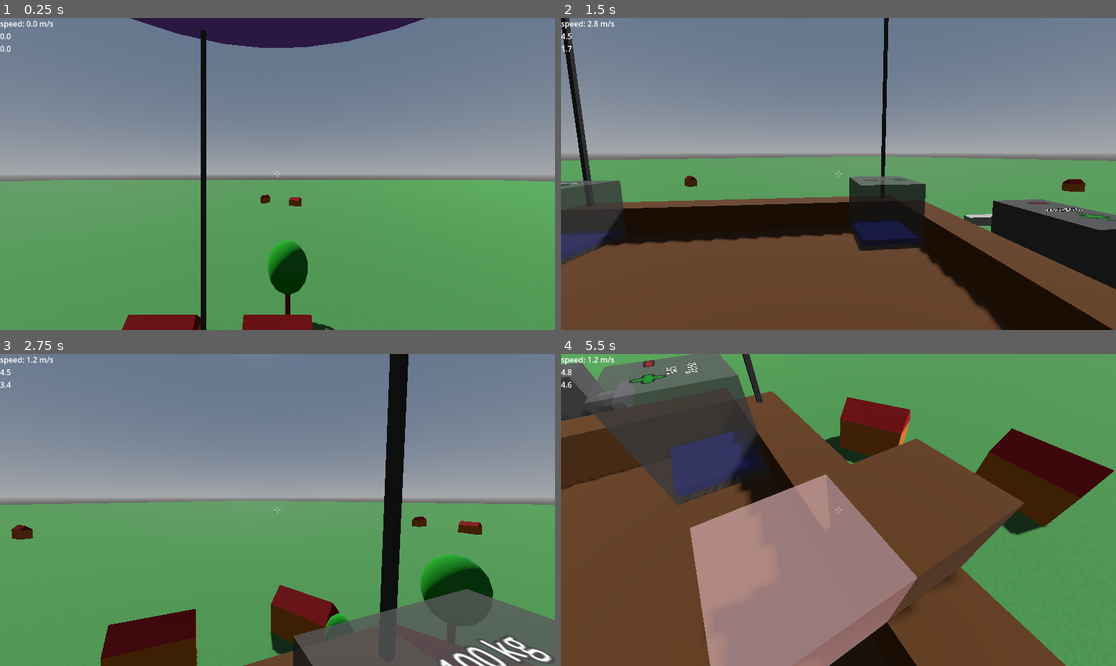
Above: before the commit, frames 1-4 (two rows, left to right).
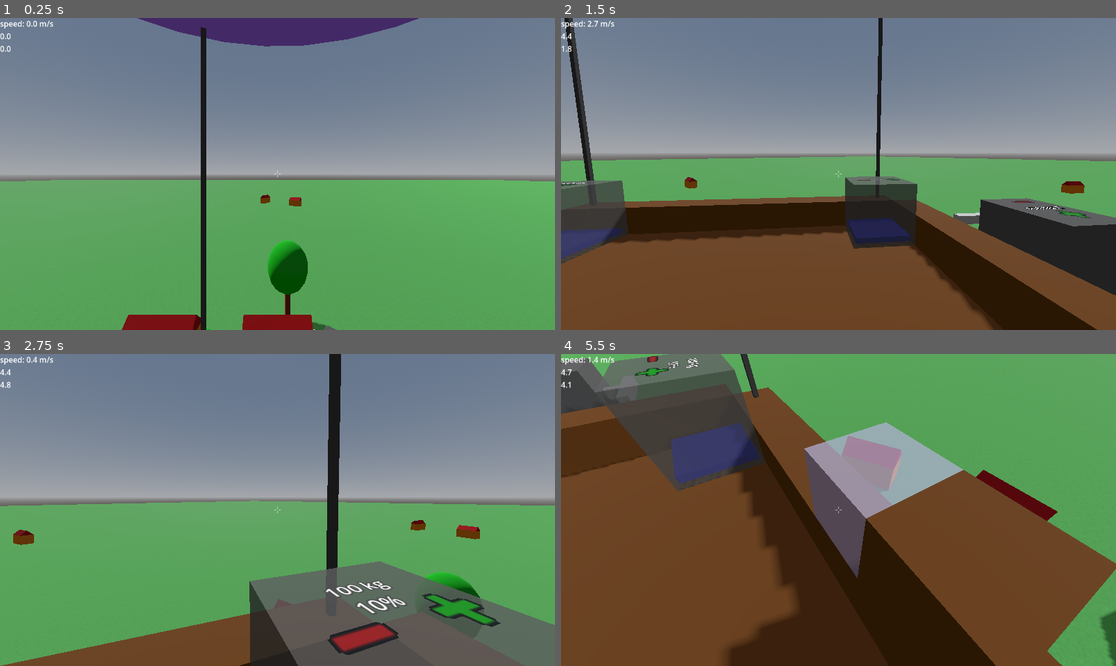
Above: after the commit, the same moments.

Repository: jmdejong/airships
Game: Godot game, scene res://scenes/world.tscn
The game is run twice, just before and just after one commit, with the same random seed, the same clock (stepped at 60 frames per second) and the same inputs.
Inputs (mouse positions are in pixels of both pictures, inside the frame that each line leads up to):
- Up to frame 1 (0.25 s): no input
- Up to frame 2 (1.5 s): move the mouse to (960, 158) at 0.52 s; hold D (right) 0.53-1.28 s; click (960, 158) at 0.6 s; move the mouse to (810, 174) at 1.27 s; hold W (forwards) from 1.28 s (still down); tap Mouse wheel down (rotate_left) at 1.35 s
- Up to frame 3 (2.75 s): keep holding W (forwards); move the mouse to (288, 503) at 2.02 s; tap Mouse wheel up (rotate_right) at 2.1 s
- Up to frame 4 (5.5 s): move the mouse to (832, 516) at 2.77 s; tap Shift (sprint) at 2.85 s; click (832, 516) at 2.92 s; move the mouse to (877, 513) at 3.52 s; tap B (toggle_build) at 3.6 s; move the mouse to (1093, 391) at 4.27 s; release W (forwards) at 4.28 s; hold A (left) 4.28-5.03 s; tap G (toggle_gravity) at 4.35 s; click (1093, 391) at 4.42 s; move the mouse to (844, 510) at 5.02 s; hold W (forwards) from 5.03 s (still down); click (844, 510) at 5.1 s

The runs differ from the first frame. In frame 1, 4.2% of the frame differs, in the area x 23-77%, y 0-100%; in frame 2, 6.8%; in frame 3, 19%; in frame 4, 43%, in the area x 0-100%, y 0-100%.

Commit message:
reduce shadow impact

Diff:
--- a/scenes/airship.tscn
+++ b/scenes/airship.tscn
@@ -47,11 +47,11 @@
 
 [node name="Ballast3" parent="Components/Machines" instance=ExtResource("7_gy0ok")]
 transform = Transform3D(-4.37114e-08, 0, 1, 0, 1, 0, -1, 0, -4.37114e-08, 2.5, 0.5, -2)
-initial_filling = 500.0
+initial_filling = 100.0
 
 [node name="Ballast4" parent="Components/Machines" instance=ExtResource("7_gy0ok")]
 transform = Transform3D(-4.37114e-08, 0, 1, 0, 1, 0, -1, 0, -4.37114e-08, 2.5, 0.5, 3)
-initial_filling = 500.0
+initial_filling = 100.0
 
 [node name="StatusPanel" parent="Components/Machines" instance=ExtResource("8_iu160")]
 transform = Transform3D(-4.37114e-08, 0, -1, 0, 1, 0, 1, 0, -4.37114e-08, 4.5, 0.5, 0)
--- a/scenes/world.tscn
+++ b/scenes/world.tscn
@@ -14,7 +14,7 @@
 sky = SubResource("Sky_4wyf3")
 ambient_light_source = 2
 ambient_light_color = Color(1, 1, 1, 1)
-ambient_light_energy = 0.1
+ambient_light_energy = 0.25
 
 [node name="World" type="Node3D"]
 
@@ -25,7 +25,9 @@
 
 [node name="DirectionalLight3D" type="DirectionalLight3D" parent="WorldEnvironment"]
 transform = Transform3D(0.707107, 0.5, -0.5, 0, 0.707107, 0.707107, 0.707107, -0.5, 0.5, 0, 30, 0)
+light_energy = 0.75
 shadow_enabled = true
+shadow_opacity = 0.9
 shadow_blur = 10.0
 
 [node name="Airship" parent="." instance=ExtResource("3_4wyf3")]
